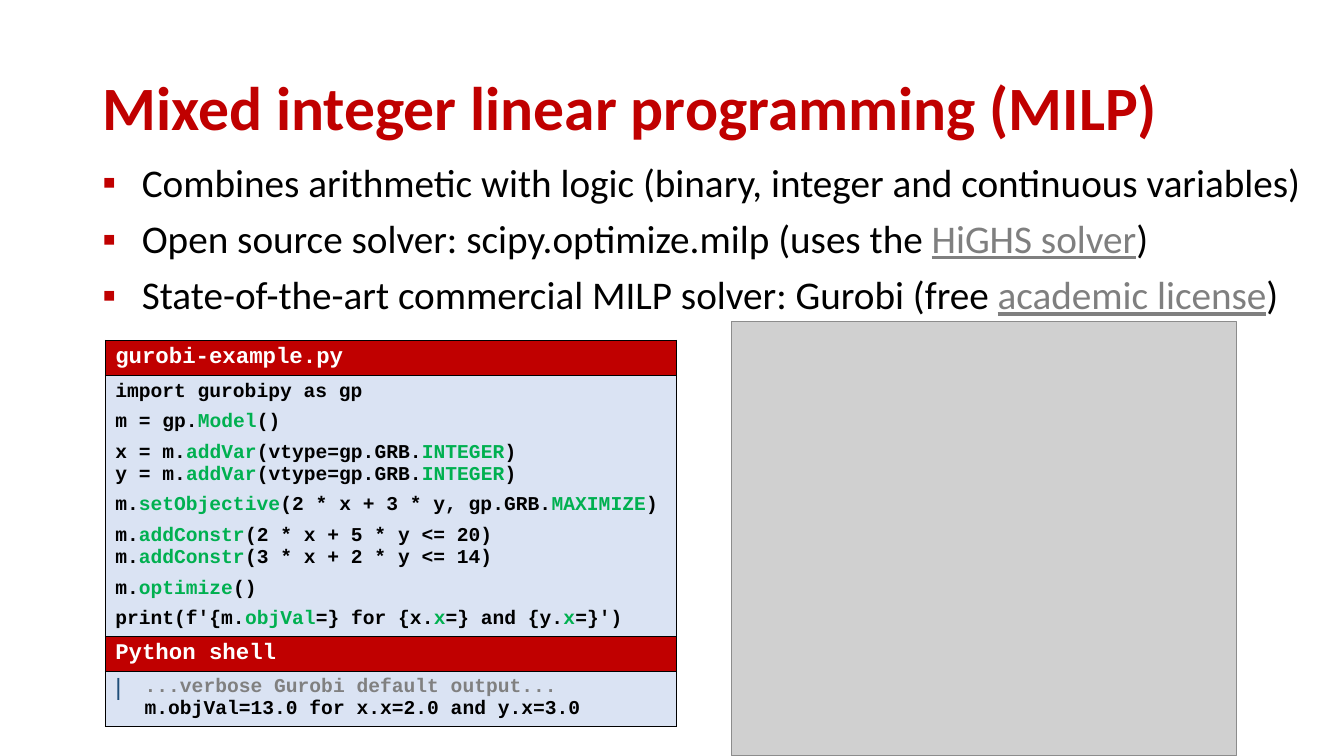
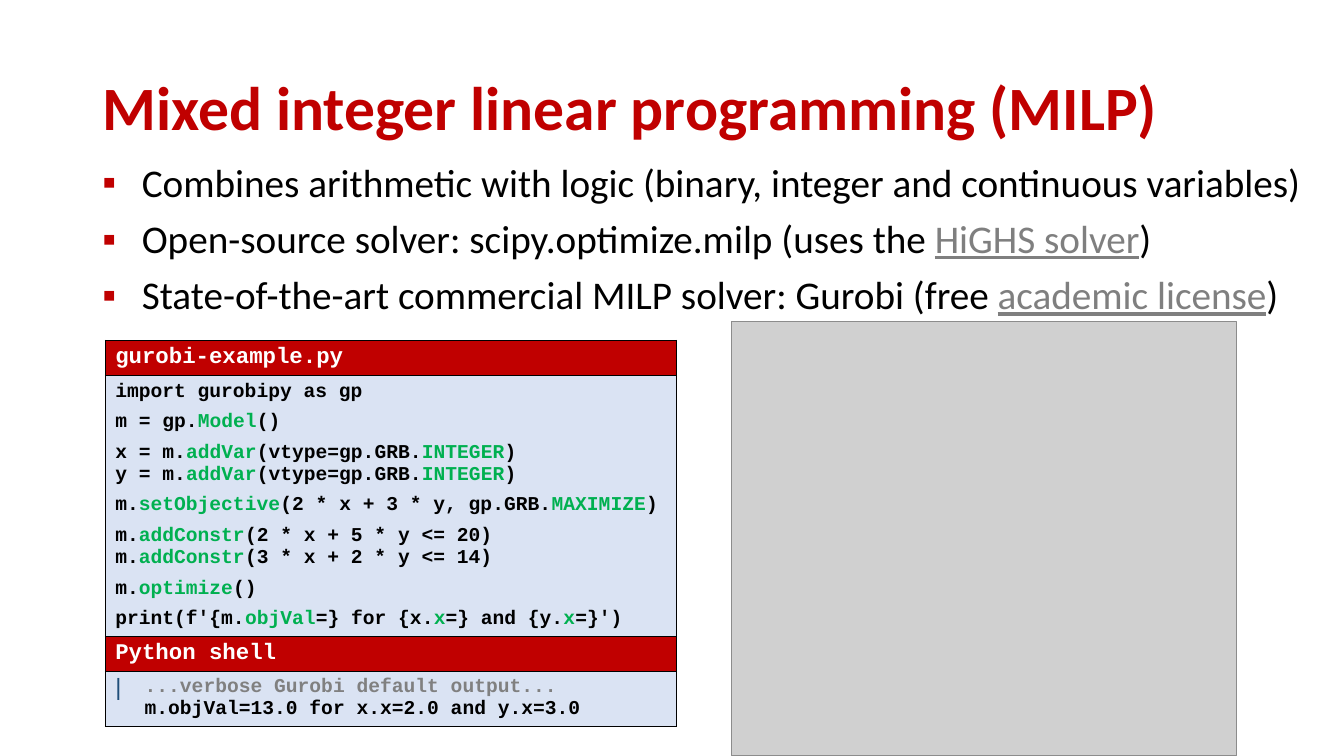
Before and after one commit to gsbrodal/gsbrodal.github.io, a slide deck: slide 24 of ipsa/slides/linear_programming.pptx. Drawn at 1344x756 pixels with LibreOffice and Linux fonts; fonts in the diff are those of the drawing; grey boxes stand for pictures. Boxes give left, top, right and bottom in pixels: in the first picture for what was removed or moved away, otherwise in the second. Text is boxed around its words. In the diff, an @@ line names an element or a change of style, - is before the commit and + after.

Commit message:
all-slides-with-answers.pdf all-slides.pdf linear_programming.pdf linear_programming.pptx

```diff
--- a/ipsa/slides/linear_programming.pptx
+++ b/ipsa/slides/linear_programming.pptx
@@ text at [142, 224, 1151, 260]: text changed @@
-▪ Open source solver: scipy.optimize.milp (uses the HiGHS solver)
+▪ Open-source solver: scipy.optimize.milp (uses the HiGHS solver)
```
Also in this commit, not shown: 3 other files.
